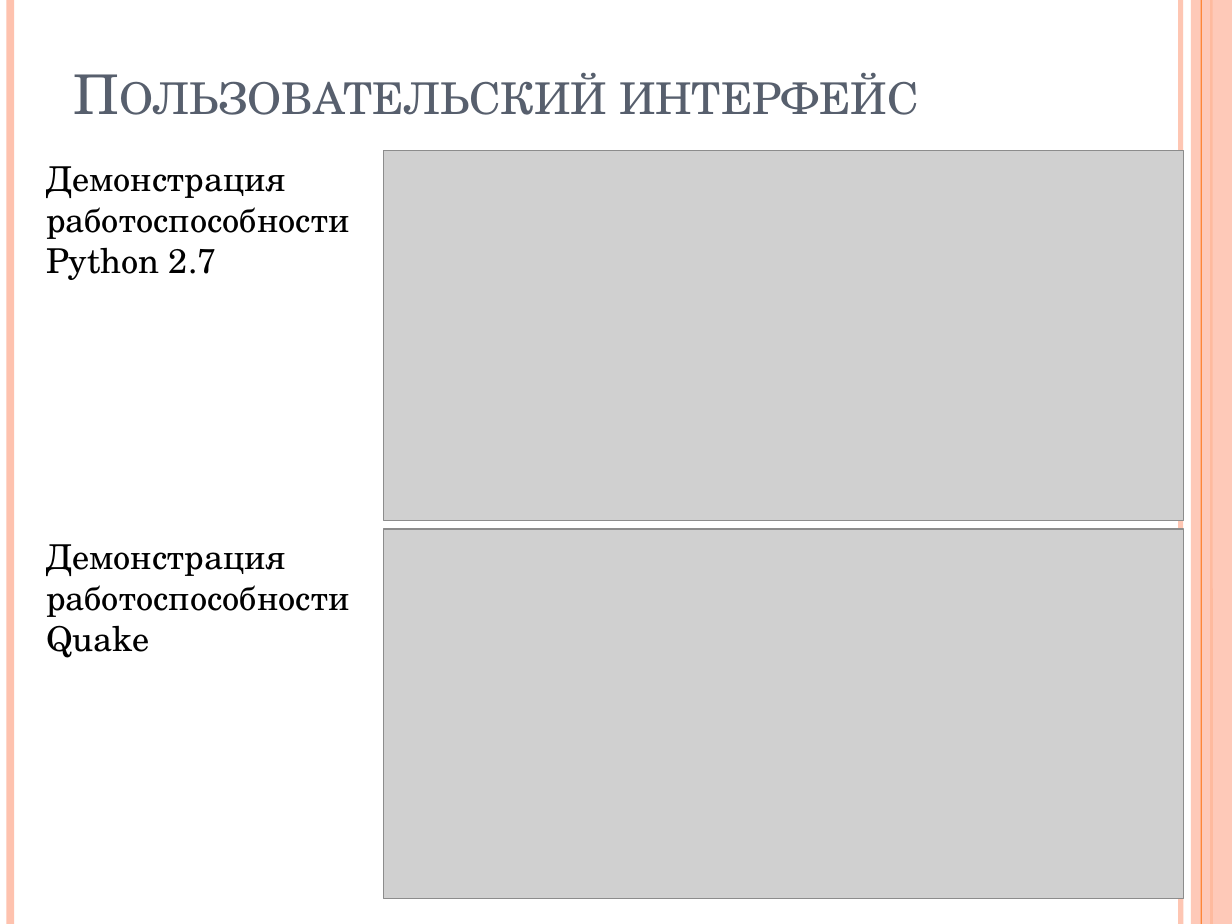
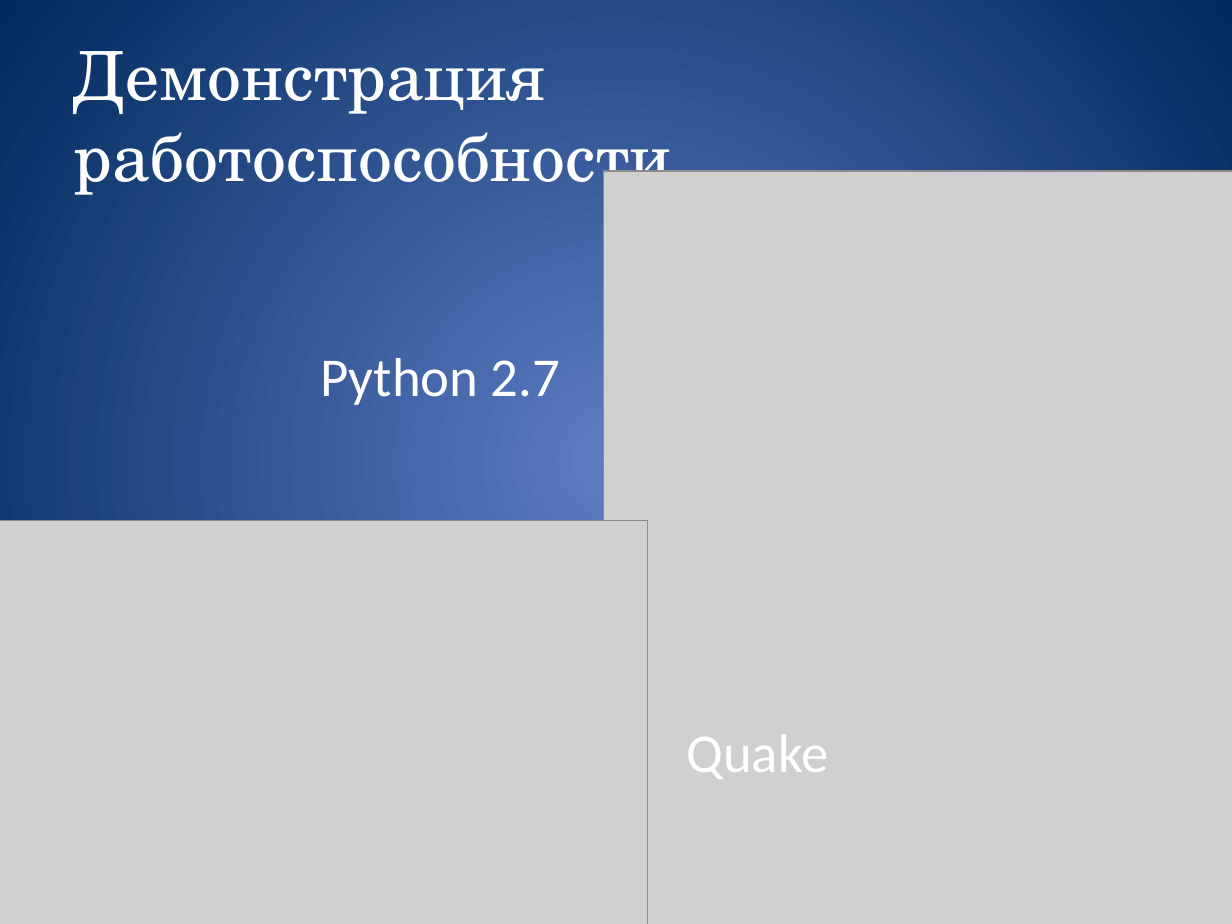
Before and after one commit to 1vanyk1/Awimul, a slide deck: slide 10 of Awimul.pptx (slide 9 before the commit). Drawn at 1232x924 pixels with LibreOffice and Linux fonts; fonts in the diff are those of the drawing; grey boxes stand for pictures. Boxes give left, top, right and bottom in pixels: in the first picture for what was removed or moved away, otherwise in the second. Text is boxed around its words. In the diff, an @@ line names an element or a change of style, - is before the commit and + after.

```diff
--- a/Awimul.pptx
+++ b/Awimul.pptx
@@ background #FFFFFF to gradient #5E7CC5 to #00295C @@
@@ line removed from (10, 0) to (10, 924) @@
@@ line removed from (1180, 0) to (1180, 924) @@
@@ rectangle removed at (1191, 0, 1232, 924) @@
@@ line removed from (1201, 0) to (1201, 924) @@
@@ line removed from (1211, 0) to (1211, 924) @@
@@ title added at (74, 51, 672, 199), 39.6 pt, text #FFFFFF @@
+Демонстрация работоспособности
@@ title removed at (619, 72, 918, 115) @@
-Пользовательский интерфейс
@@ picture removed at (383, 150, 1184, 520) @@
@@ picture added at (604, 171, 1232, 924) @@
@@ text at (320, 358, 560, 405): text changed; size 20 to 32 pt; font TeX Gyre Schola to Calibri; text colour #000000 to #FFFFFF @@
-Демонстрация работоспособности Python 2.7
+Python 2.7
@@ picture added at (0, 520, 647, 924) @@
@@ picture removed at (383, 529, 1184, 898) @@
@@ text removed at (46, 544, 349, 658) @@
-Демонстрация работоспособности Quake
@@ text added at (686, 734, 828, 779), 32 pt, text #FFFFFF @@
+Quake
```
Also in this commit, not shown: 8 other slides changed, 4 slides added, 2 slides removed, 1 other file.
